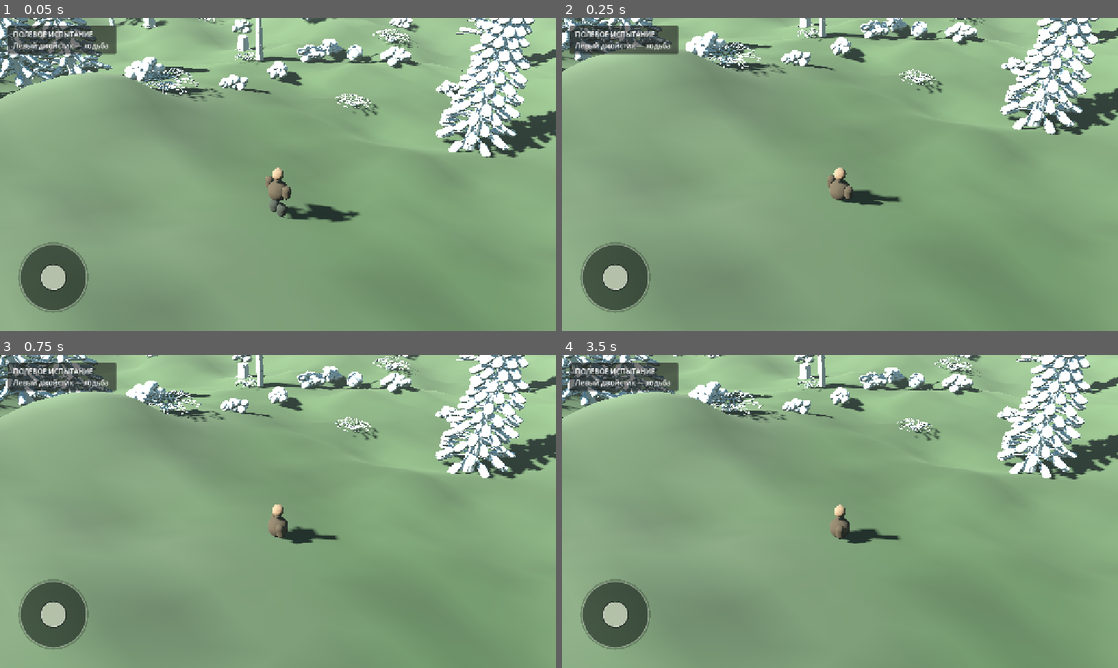
Above: before the commit, frames 1-4 (two rows, left to right).
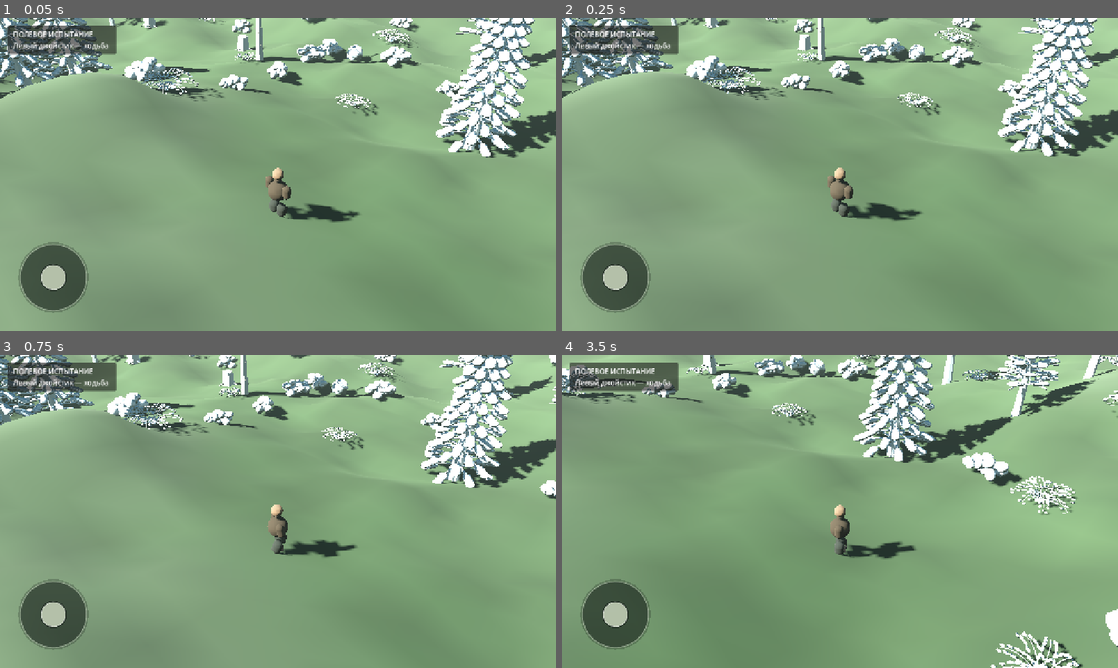
Above: after the commit, the same moments.

Repository: Masuku4129/Game
Game: Godot game, scene res://scenes/main.tscn
Same seed, same stepped clock (60 frames per second), same inputs: the game is played once before the commit and once after it.
Inputs (mouse positions are in pixels of both pictures, inside the frame that each line leads up to):
- Up to frame 1 (0.05 s): no input
- Up to frame 2 (0.25 s): no input
- Up to frame 3 (0.75 s): move the mouse to (400, 495) at 0.52 s; hold Right (ui_right) from 0.53 s (still down); click (400, 495) at 0.67 s
- Up to frame 4 (3.5 s): release Right (ui_right) at 1.25 s; drag from (728, 527) to (812, 574) at 1.27 s; move the mouse to (895, 442) at 2.02 s; hold Right (ui_right) 2.03-2.75 s; drag from (812, 574) to (673, 464) at 2.77 s

Frame 1 is identical in both runs. In frame 2, 17% of the frame differs, in the area x 0-100%, y 0-65%; in frame 3, 14%; in frame 4, 23%, in the area x 0-100%, y 0-100%.

Commit message:
Replace triangle terrain collision with heightmap physics

Diff:
--- a/scripts/main.gd
+++ b/scripts/main.gd
@@ -118,9 +118,21 @@
 	var terrain_body := StaticBody3D.new()
 	terrain_body.name = "TerrainCollision"
 	var terrain_collision := CollisionShape3D.new()
-	var terrain_shape := ConcavePolygonShape3D.new()
-	terrain_shape.set_faces(terrain_mesh.get_faces())
+	var terrain_shape := HeightMapShape3D.new()
+	terrain_shape.map_width = GRID_CELLS + 1
+	terrain_shape.map_depth = GRID_CELLS + 1
+	var height_data := PackedFloat32Array()
+	height_data.resize((GRID_CELLS + 1) * (GRID_CELLS + 1))
+	for z in range(GRID_CELLS + 1):
+		for x in range(GRID_CELLS + 1):
+			var sample_x := -WORLD_EXTENT + float(x) * step
+			var sample_z := -WORLD_EXTENT + float(z) * step
+			height_data[z * (GRID_CELLS + 1) + x] = _height_at(sample_x, sample_z) / step
+	terrain_shape.map_data = height_data
 	terrain_collision.shape = terrain_shape
+	# HeightMapShape3D uses one local unit per sample; uniform scaling matches
+	# the visual terrain grid while preserving the correct world-space heights.
+	terrain_collision.scale = Vector3.ONE * step
 	terrain_body.add_child(terrain_collision)
 	add_child(terrain_body)
 
